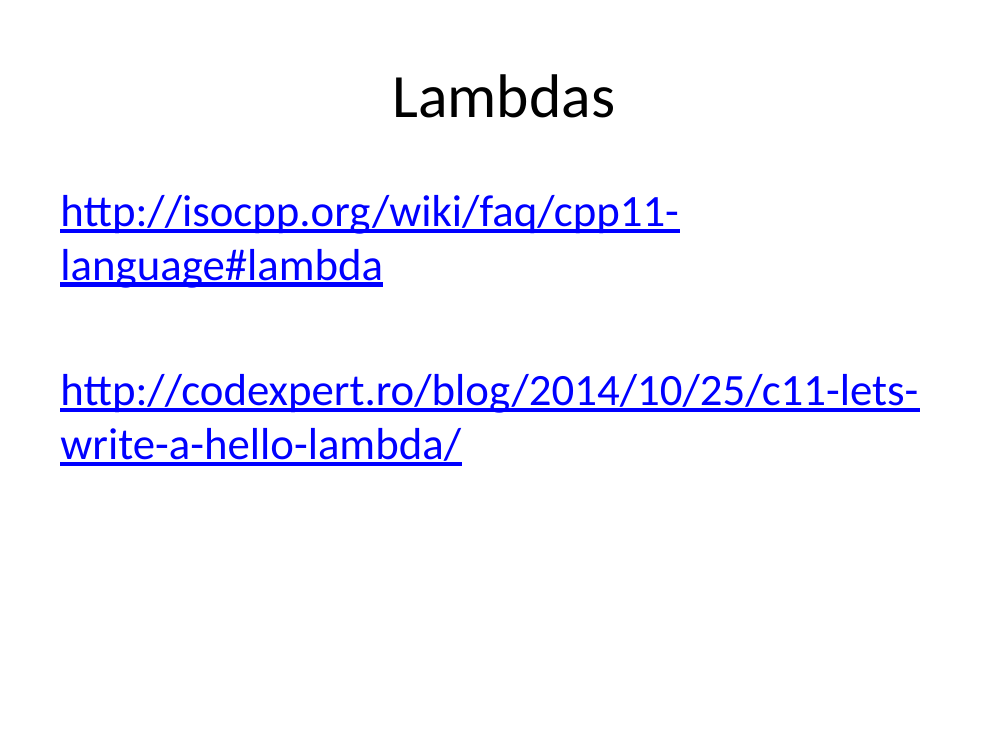
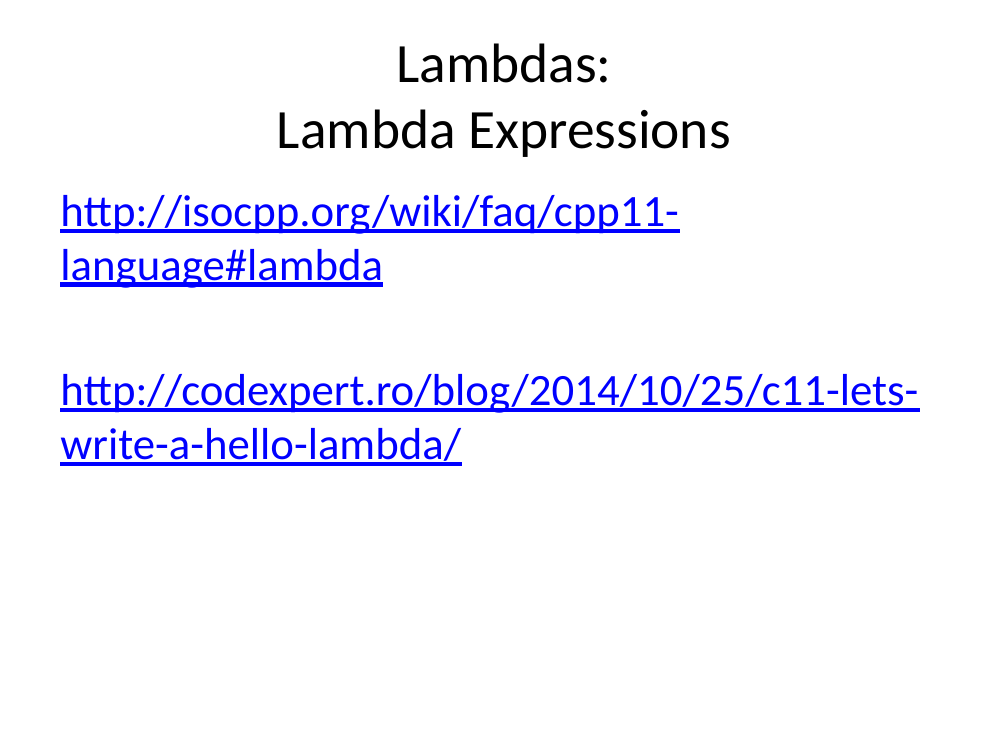
Before and after one commit to fellmad/FunWithCpp11, a slide deck: slide 57 of doc/Fun_with_C++11.pptx. Drawn at 1008x756 pixels with LibreOffice and Linux fonts; fonts in the diff are those of the drawing. Boxes give left, top, right and bottom in pixels: in the first picture for what was removed or moved away, otherwise in the second. Text is boxed around its words. In the diff, an @@ line names an element or a change of style, - is before the commit and + after.

Commit message:
pptx

```diff
--- a/doc/Fun_with_C++11.pptx
+++ b/doc/Fun_with_C++11.pptx
@@ title at [277, 43, 730, 157]: text changed; size 44 to 39.6 pt @@
-Lambdas
+Lambdas:
+Lambda Expressions
```
Also in this commit, not shown: 1 slide added.
